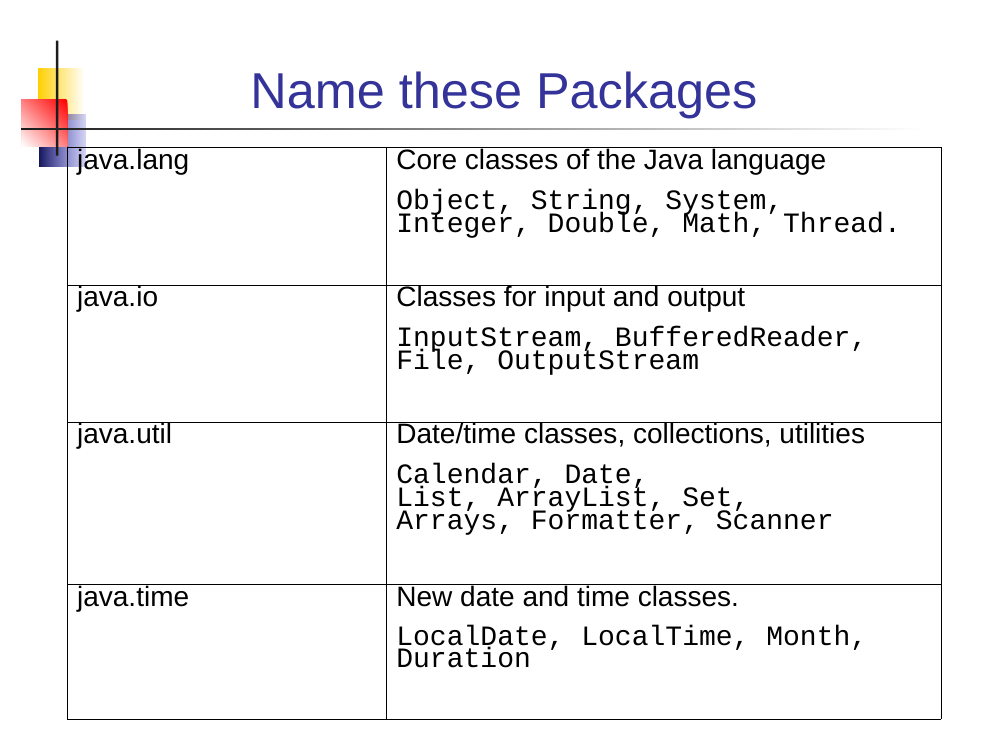
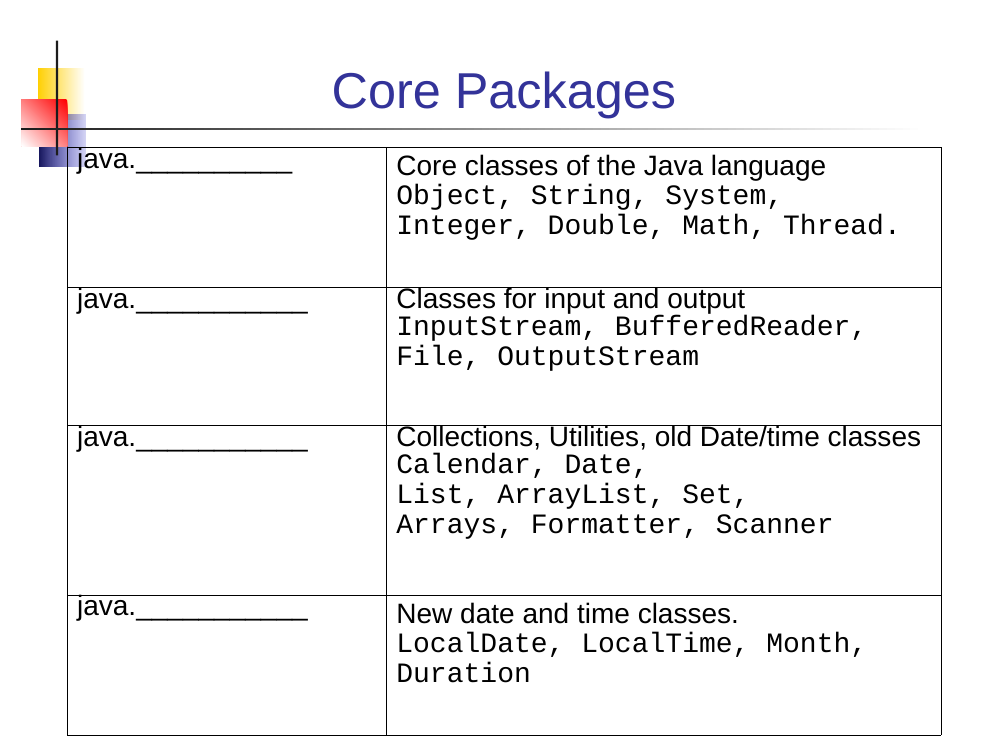
Before and after one commit to skeoop/skeoop.github.io, a slide deck: slide 5 of assignments/Ex1-Java-Review.ppt. Drawn at 1008x756 pixels with LibreOffice and Linux fonts; fonts in the diff are those of the drawing. Boxes give left, top, right and bottom in pixels: in the first picture for what was removed or moved away, otherwise in the second. Text is boxed around its words. In the diff, an @@ line names an element or a change of style, - is before the commit and + after.

```diff
--- a/assignments/Ex1-Java-Review.ppt
+++ b/assignments/Ex1-Java-Review.ppt
@@ title at (332,71,676,118): text changed @@
-Name these Packages
+Core Packages
@@ table at (68,147,941,719) @@
-row 1, column 1: java.lang
+row 1, column 1: java.__________
-row 2, column 1: java.io
+row 2, column 1: java.___________
-row 3, column 1: java.util
+row 3, column 1: java.___________
-row 3, column 2: Date/time classes, collections, utilities / Calendar, Date, List, ArrayList, Set, Arrays, Formatter, Scanner
+row 3, column 2: Collections, Utilities, old Date/time classes / Calendar, Date, List, ArrayList, Set, Arrays, Formatter, Scanner
-row 4, column 1: java.time
+row 4, column 1: java.___________
@@ line spacing 0.67 to 0.93 @@
@@ less space between paragraphs @@
@@ line spacing 0.73 to 0.94 @@
@@ line spacing 0.67 to 0.63 @@
@@ line spacing 0.69 to 0.94 @@
```
Also in this commit, not shown: 4 other slides changed, 2 slides added, 13 other files.
